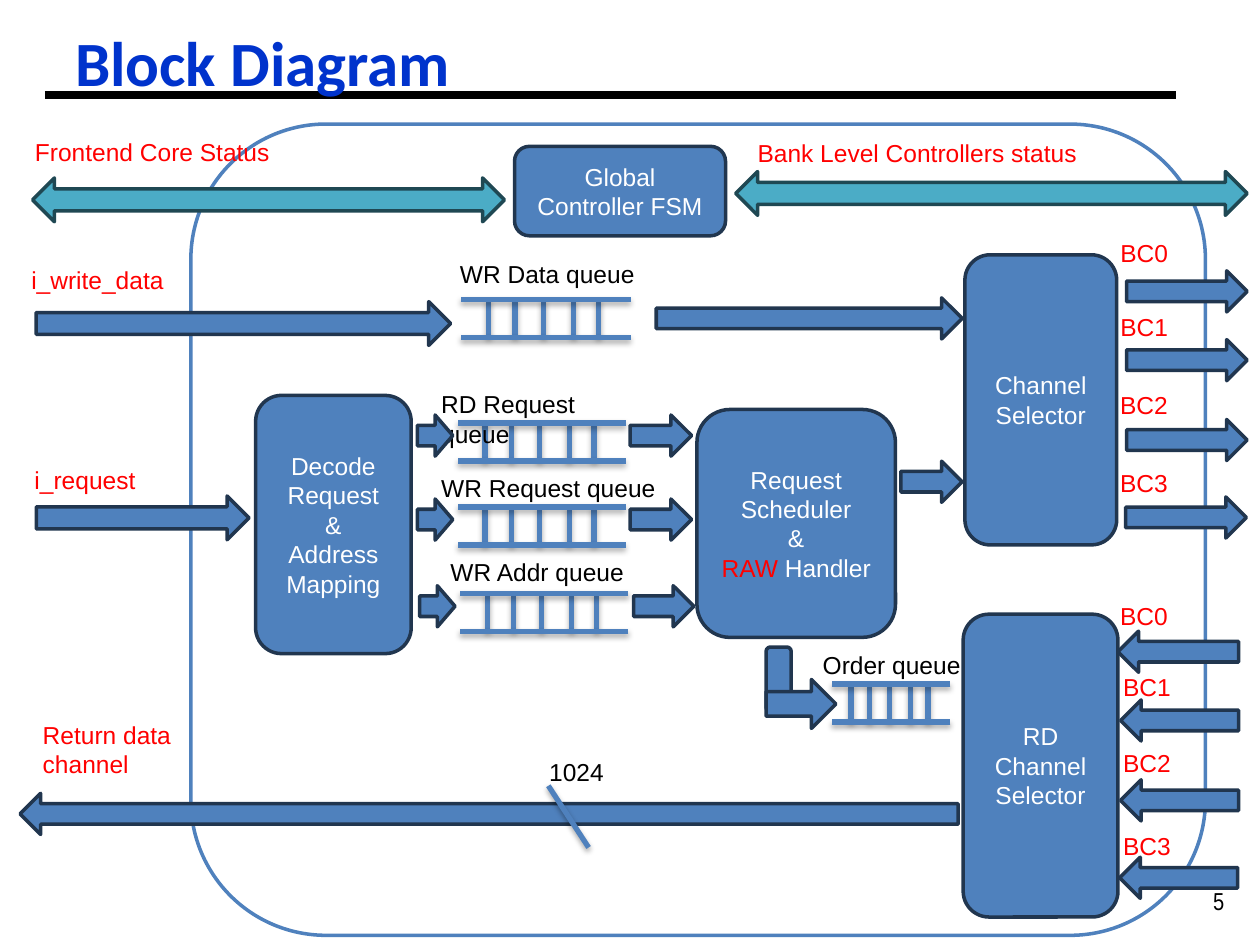
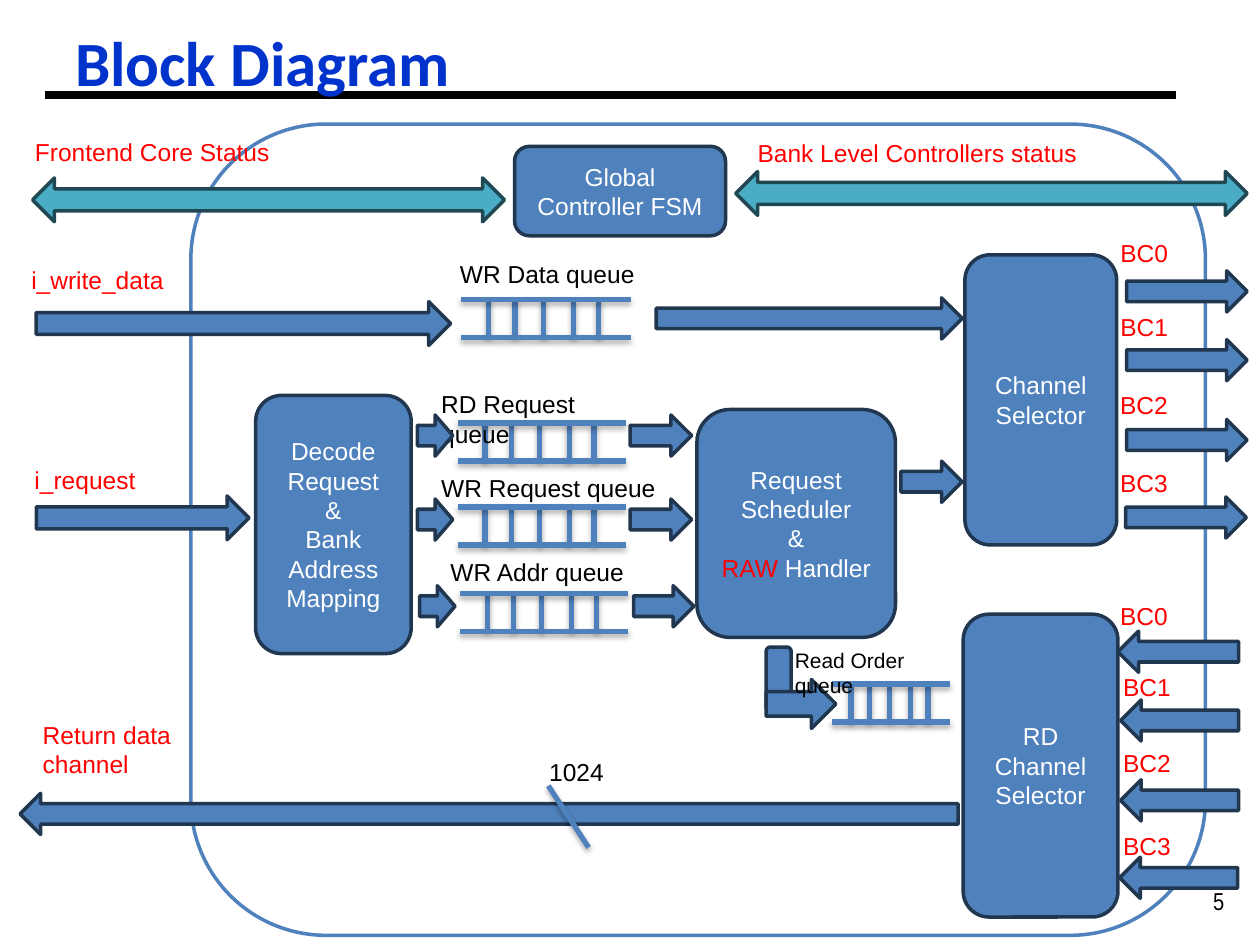
Before and after one commit to tuhao-arstia/DRAM_Global_Controller, a slide deck: slide 5 of DRAM_Submodules_Specs_v3.pptx. Drawn at 1260x945 pixels with LibreOffice and Linux fonts; fonts in the diff are those of the drawing. Boxes give left, top, right and bottom in pixels: in the first picture for what was removed or moved away, otherwise in the second. Text is boxed around its words. In the diff, an @@ line names an element or a change of style, - is before the commit and + after.

```diff
--- a/DRAM_Submodules_Specs_v3.pptx
+++ b/DRAM_Submodules_Specs_v3.pptx
@@ text in rounded rectangle at (x1=305, y1=530, x2=361, y2=548): paragraph added @@
+Bank
@@ text at (x1=795, y1=652, x2=905, y2=698): text changed; size 14 to 12 pt @@
-Order queue
+Read Order queue
```
Also in this commit, not shown: 4 other files.
